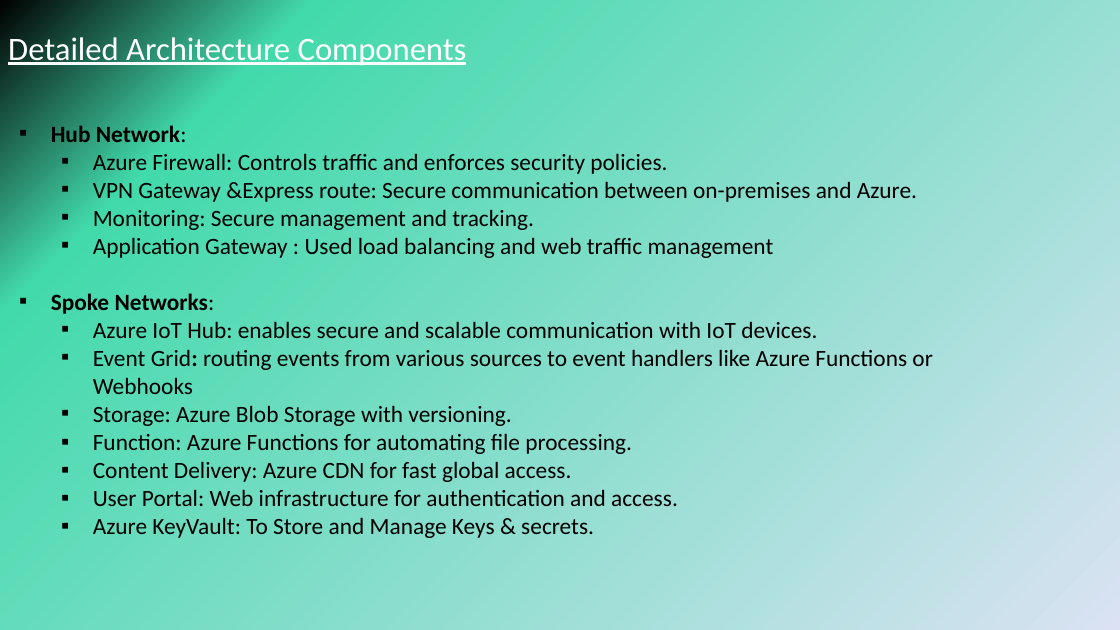
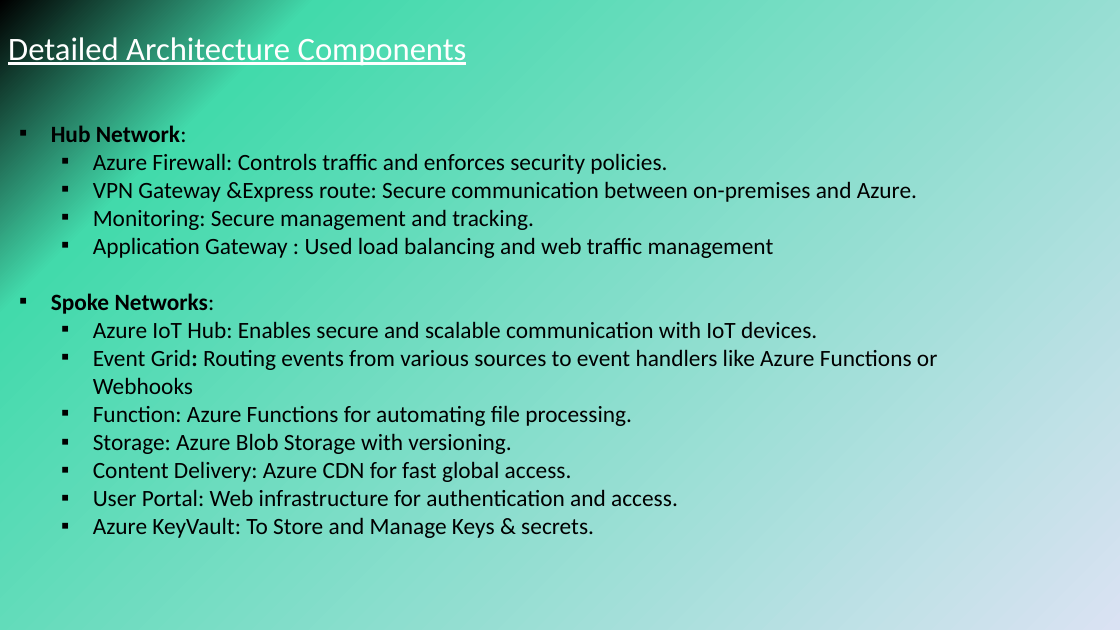
Before and after one commit to Sarathgopal/Circu-Li-ion, a slide deck: slide 5 of Circu Li Ion.pptx. Drawn at 1120x630 pixels with LibreOffice and Linux fonts; fonts in the diff are those of the drawing. Boxes give left, top, right and bottom in pixels: in the first picture for what was removed or moved away, otherwise in the second. Text is boxed around its words. In the diff, an @@ line names an element or a change of style, - is before the commit and + after.

Commit message:
updated the PPT

```diff
--- a/Circu Li Ion.pptx
+++ b/Circu Li Ion.pptx
@@ text at bbox=[93, 321, 937, 426]: text changed @@
-  ▪ Azure IoT Hub: enables secure and scalable communication with IoT devices.
-  ▪ Event Grid: routing events from various sources to event handlers like Azure Functions or Webhooks
+  ▪ Azure IoT Hub: Enables secure and scalable communication with IoT devices.
+  ▪ Event Grid: Routing events from various sources to event handlers like Azure Functions or Webhooks
+  ▪ Function: Azure Functions for automating file processing.
@@ text at bbox=[93, 433, 632, 454]: paragraph removed @@
-  ▪ Function: Azure Functions for automating file processing.
```
Also in this commit, not shown: 2 other slides changed.
